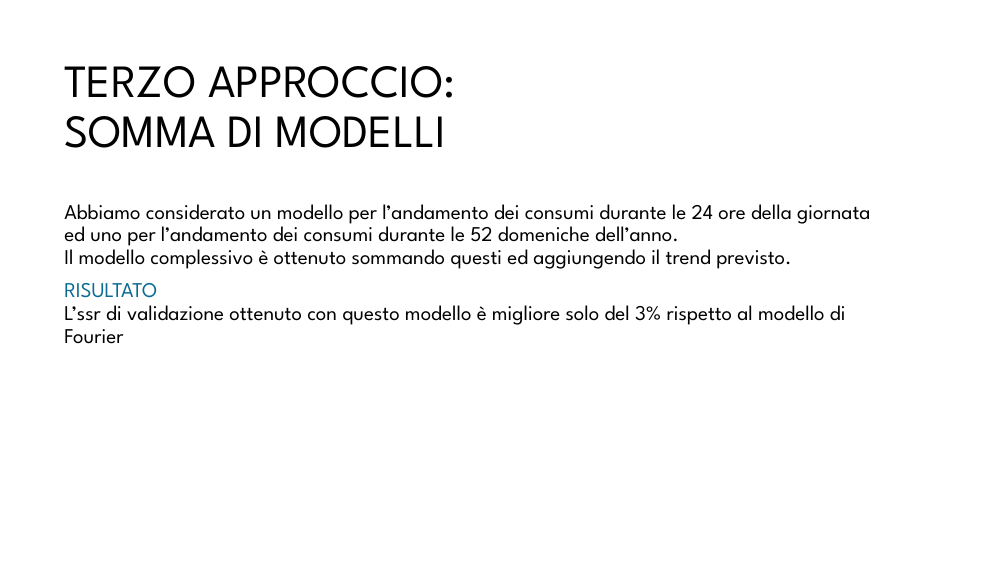
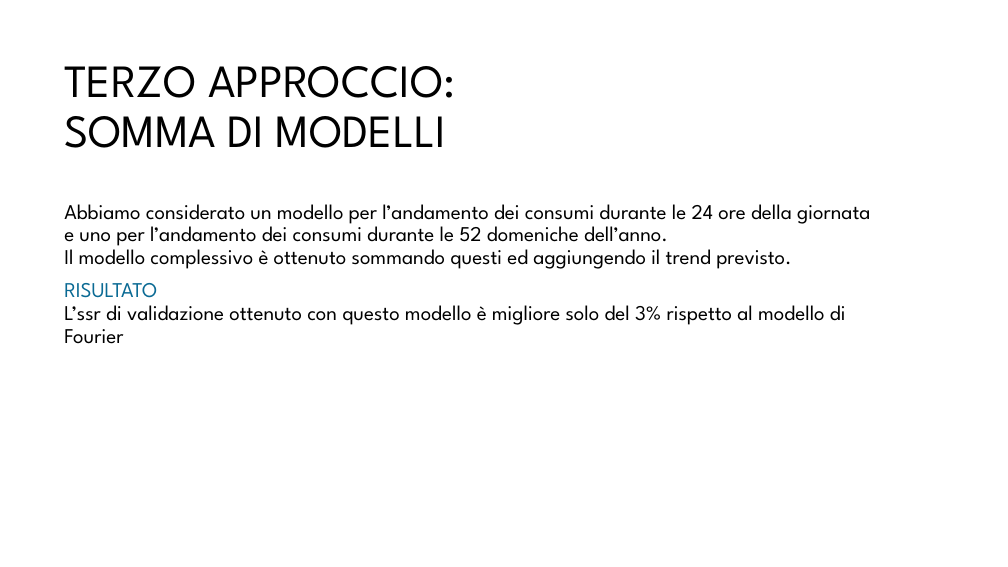
Before and after one commit to arrostini/predittoreDomeniche, a slide deck: slide 14 of progettomatlabfine (1).pptx. Drawn at 1008x567 pixels with LibreOffice and Linux fonts; fonts in the diff are those of the drawing; background and template pictures are left out. Boxes give left, top, right and bottom in pixels: in the first picture for what was removed or moved away, otherwise in the second. Text is boxed around its words. In the diff, an @@ line names an element or a change of style, - is before the commit and + after.

```diff
--- a/progettomatlabfine (1).pptx
+++ b/progettomatlabfine (1).pptx
@@ text at box(64, 204, 870, 269): text changed @@
-Abbiamo considerato un modello per l’andamento dei consumi durante le 24 ore della giornata ed uno per l’andamento dei consumi durante le 52 domeniche dell’anno.
-Il modello complessivo è ottenuto sommando questi ed aggiungendo il trend previsto.
+Abbiamo considerato un modello per l’andamento dei consumi durante le 24 ore della giornata e uno per l’andamento dei consumi durante le 52 domeniche dell’anno.
+Il modello complessivo è ottenuto sommando questi ed aggiungendo il trend previsto.
```
Also in this commit, not shown: 13 other slides changed.
